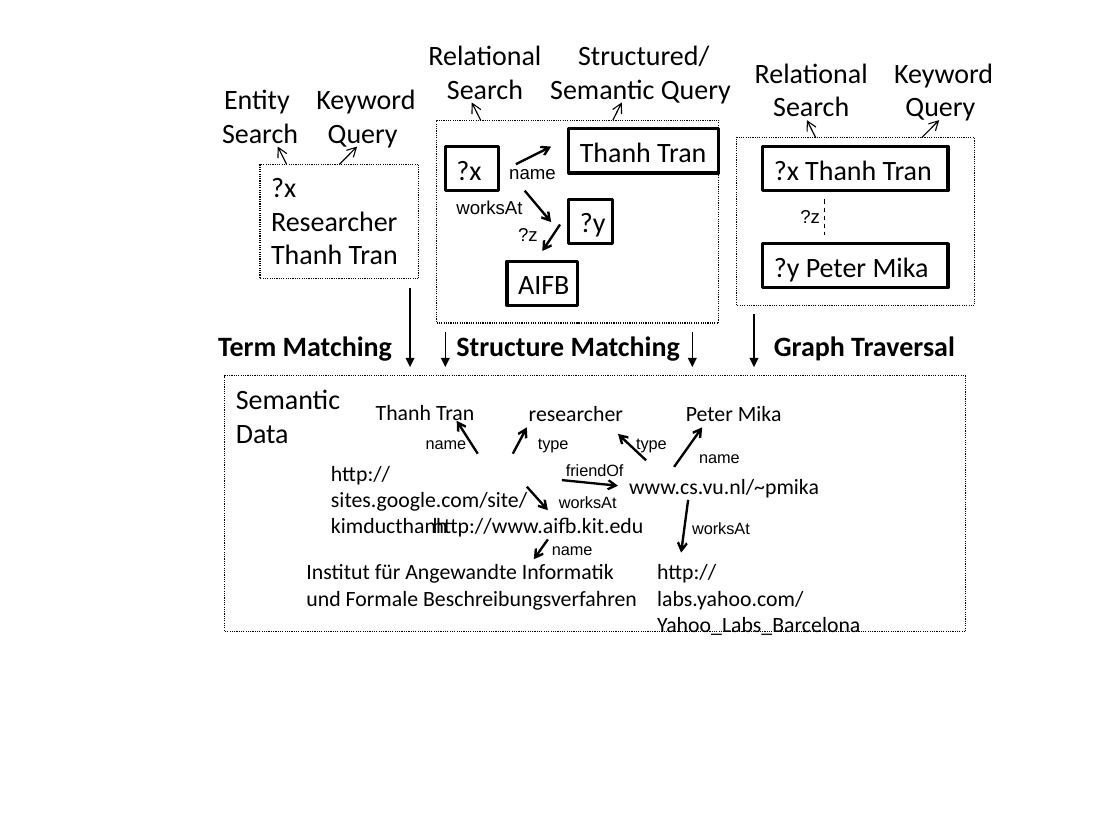
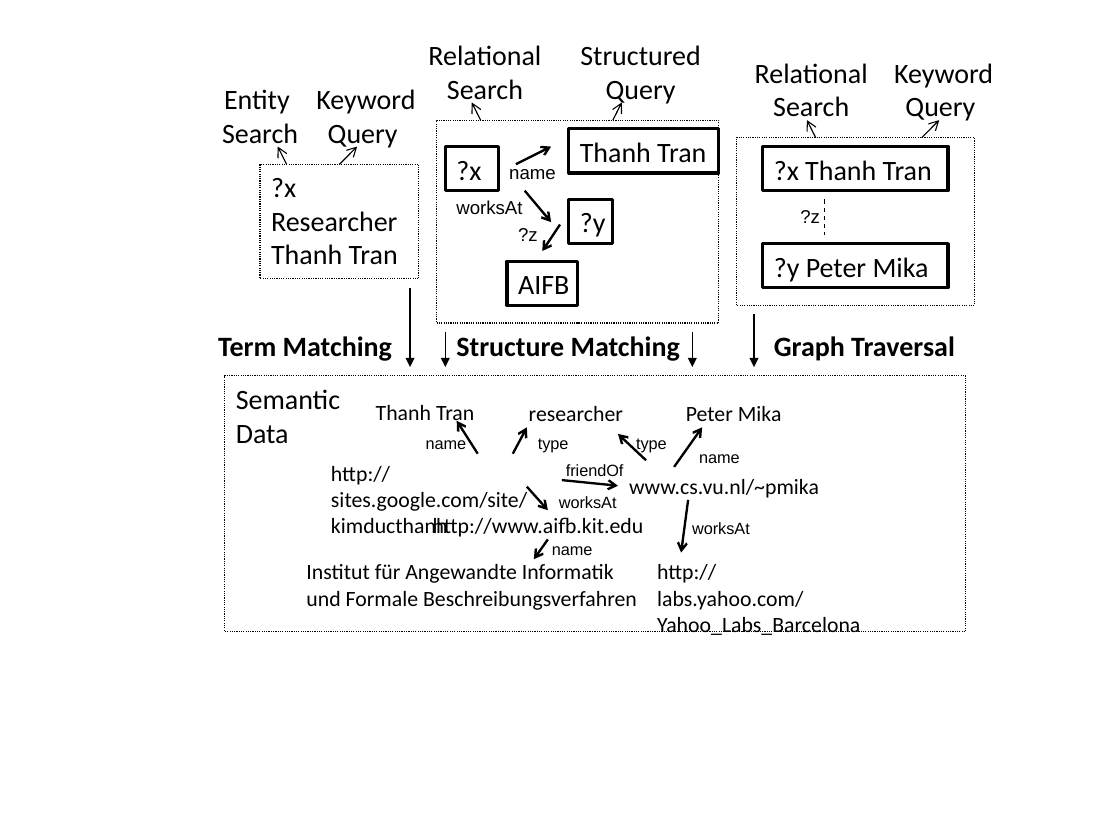
Before and after one commit to srinivasvuddanti/dtr-papers, a slide deck: slide 1 of tr-semanticsearchsurvey-data/figs/matching.pptx. Drawn at 1120x840 pixels with LibreOffice and Linux fonts; fonts in the diff are those of the drawing. Boxes give left, top, right and bottom in pixels: in the first picture for what was removed or moved away, otherwise in the second. Text is boxed around its words. In the diff, an @@ line names an element or a change of style, - is before the commit and + after.

```diff
--- a/tr-semanticsearchsurvey-data/figs/matching.pptx
+++ b/tr-semanticsearchsurvey-data/figs/matching.pptx
@@ text at bbox=[580, 45, 700, 105]: text changed @@
-Structured/ Semantic Query
+Structured
+Query
```
Also in this commit, not shown: 14 other files.
